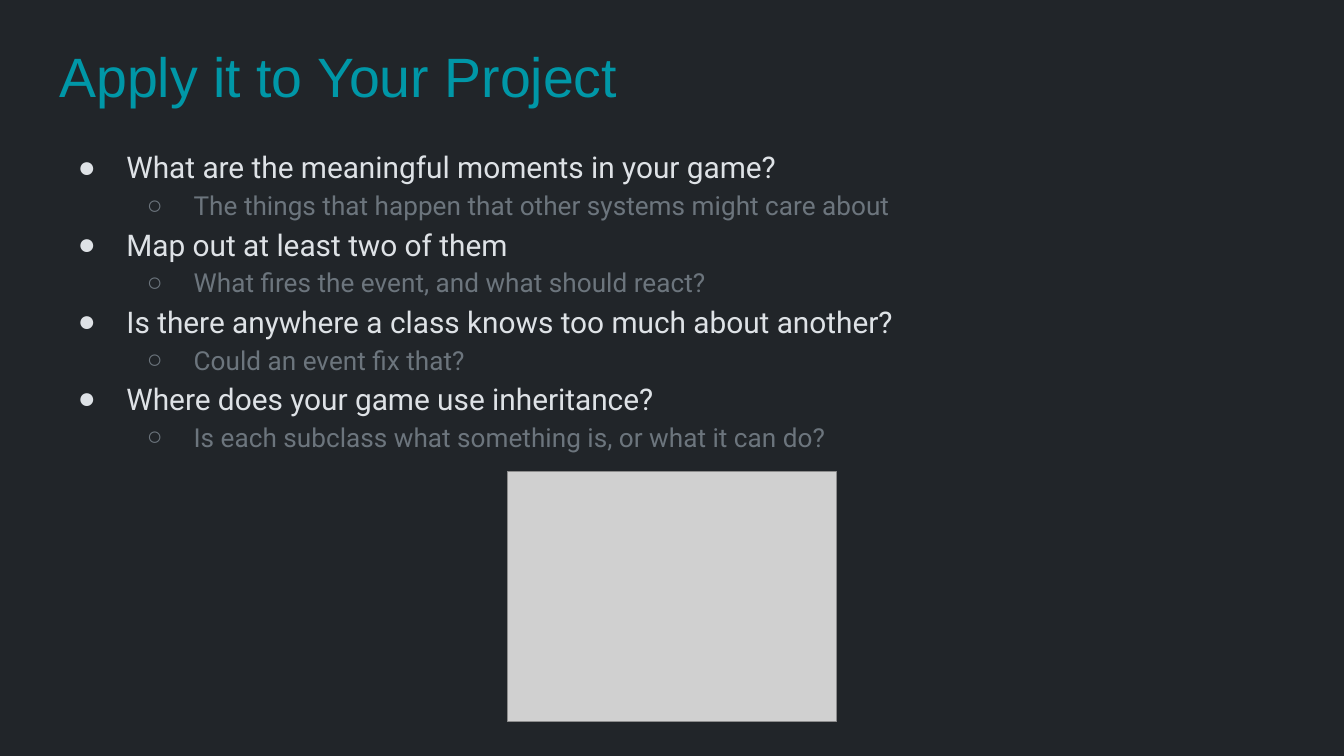
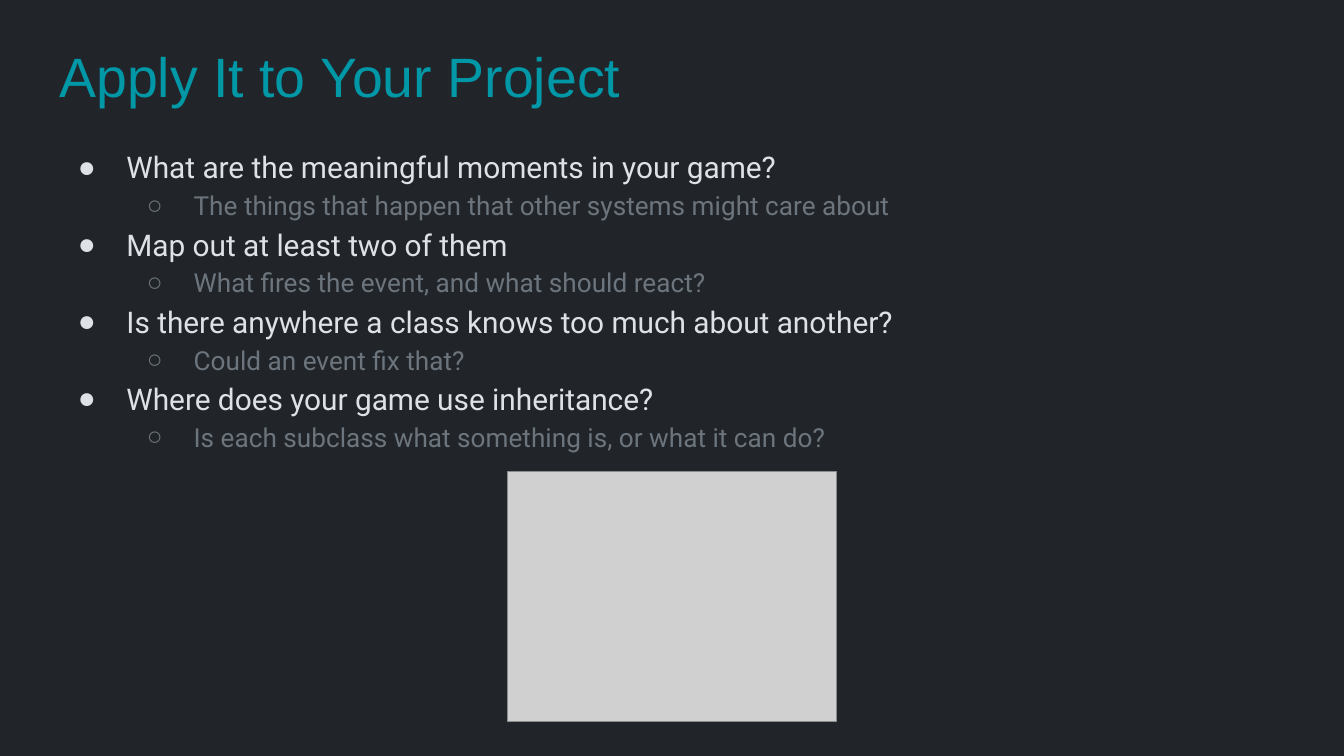
Before and after one commit to Metamate/gar, a slide deck: slide 37 of slides/08 The Legend of Zelda.pptx. Drawn at 1344x756 pixels with LibreOffice and Linux fonts; fonts in the diff are those of the drawing; grey boxes stand for pictures. Boxes give left, top, right and bottom in pixels: in the first picture for what was removed or moved away, otherwise in the second. Text is boxed around its words. In the diff, an @@ line names an element or a change of style, - is before the commit and + after.

```diff
--- a/slides/08 The Legend of Zelda.pptx
+++ b/slides/08 The Legend of Zelda.pptx
@@ title at box(59, 57, 621, 107): text changed @@
-Apply it to Your Project
+Apply It to Your Project
```
Also in this commit, not shown: 1 slide added, 17 other files.
